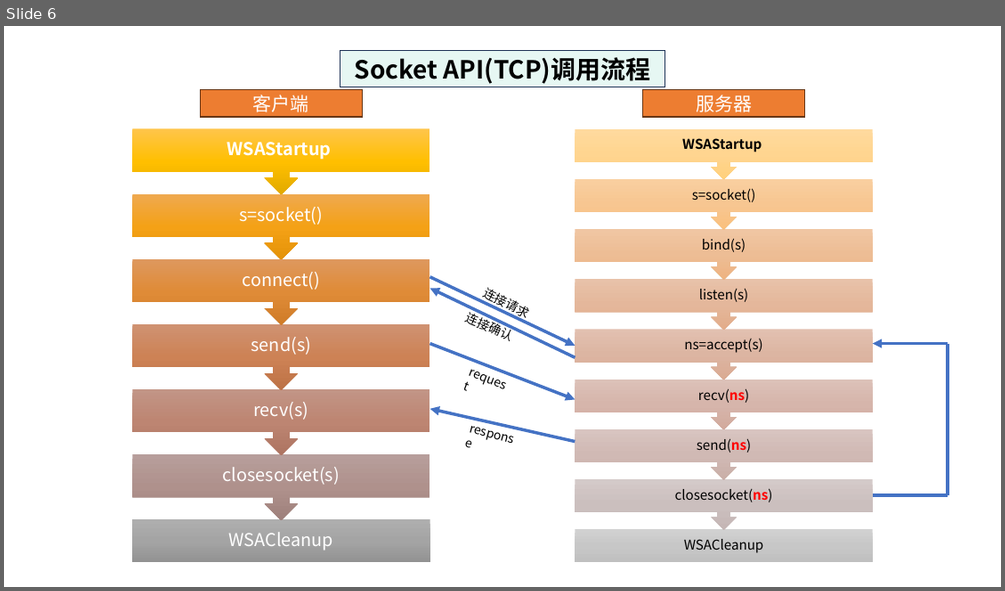
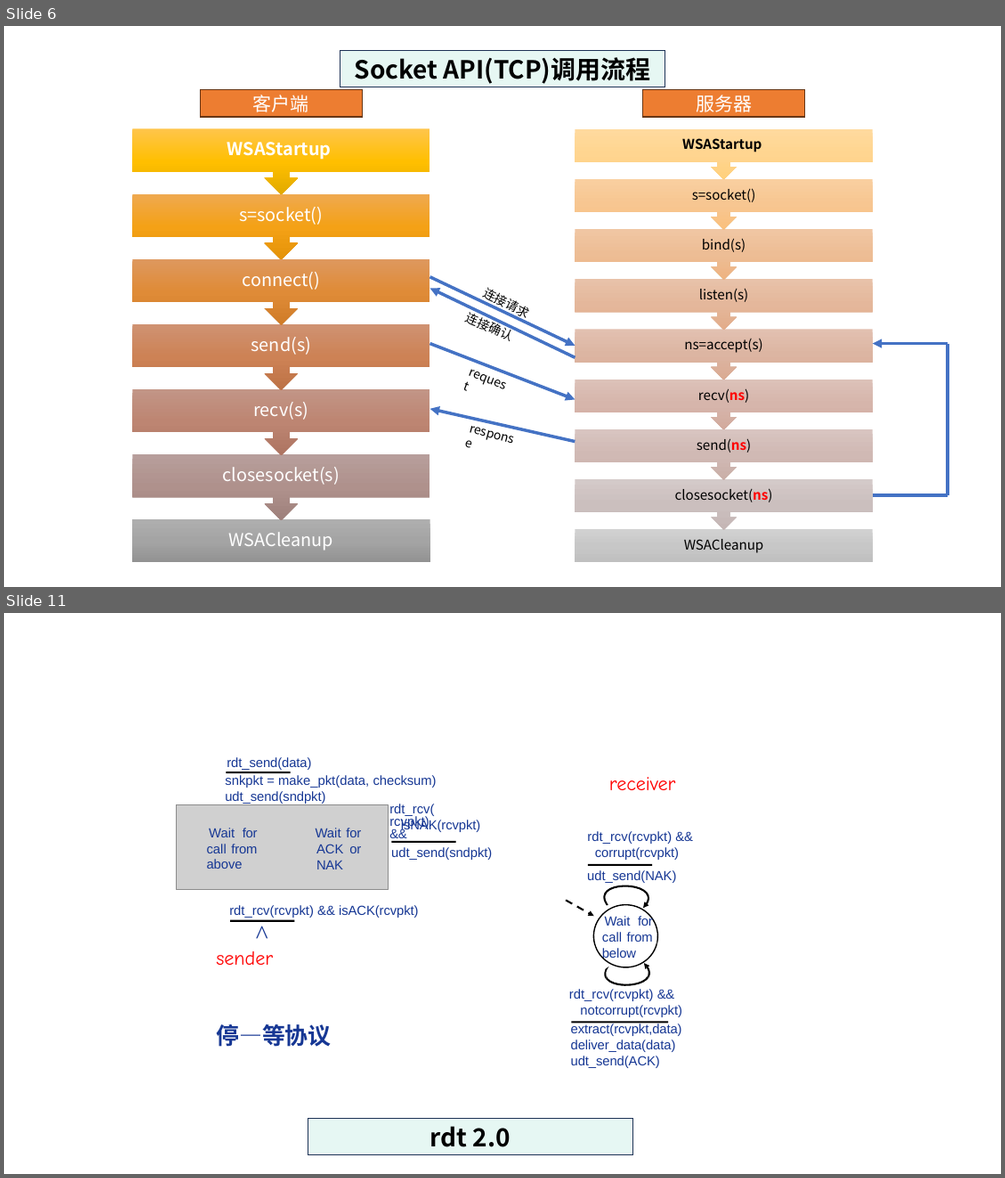
Before and after one commit to guofei9987/a, a slide deck: computer/network/计算机网络-素材.pptx. Shown one above the other, each under a label of ours: slide 6 before the commit, slides 6 and 11 after it; the slides between them are not shown. The pictures are 1005x591 and 1005x1178 pixels, drawn with LibreOffice and Linux fonts; fonts in the diff are those of the drawing; grey boxes stand for pictures. Boxes give left, top, right and bottom in pixels: in the first picture for what was removed or moved away, otherwise in the second. Text is boxed around its words. In the diff, an @@ line names an element or a change of style, - is before the commit and + after.

```diff
--- a/computer/network/计算机网络-素材.pptx
+++ b/computer/network/计算机网络-素材.pptx
@@ slide 11 added at box(4, 613, 1001, 1174), background #FFFFFF @@
@@ group added at box(176, 757, 682, 1068): 15 texts, 9 freeform shapes, 1 picture @@
+Wait for call from above
+extract(rcvpkt,data) deliver_data(data) udt_send(ACK)
+rdt_rcv(rcvpkt) && notcorrupt(rcvpkt)
+udt_send(sndpkt)
+snkpkt = make_pkt(data, checksum) udt_send(sndpkt)
+rdt_rcv(rcvpkt) &&
+isNAK(rcvpkt)
+udt_send(NAK)
+rdt_rcv(rcvpkt) && corrupt(rcvpkt)
+Wait for ACK or NAK
+Wait for call from below
+sender
+receiver
+rdt_send(data)
+rdt_rcv(rcvpkt) && isACK(rcvpkt)
+^
+停—等协议
@@ rectangle added at box(308, 1119, 633, 1154), fill #E6F7F3, outline #1E3256 1 pt, 24 pt, text #000000, bold @@
+rdt 2.0
```
Also in this commit, not shown: 12 other slides added, 10 other files.
